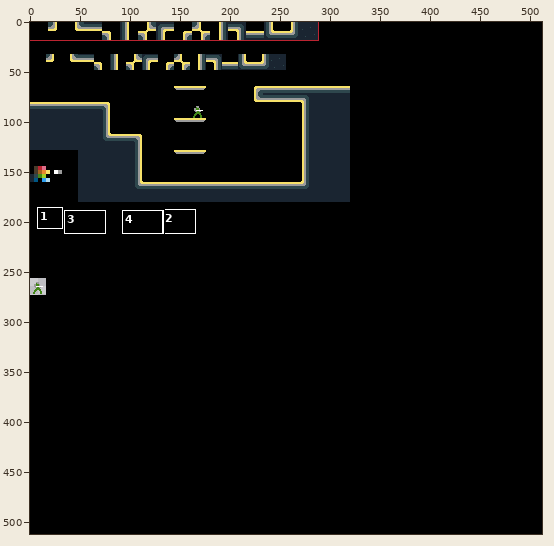
File history of a sprite sheet, res/tiles.png. Above, an overview of the earlier version with the close-up marked.
Close-up. Old version:
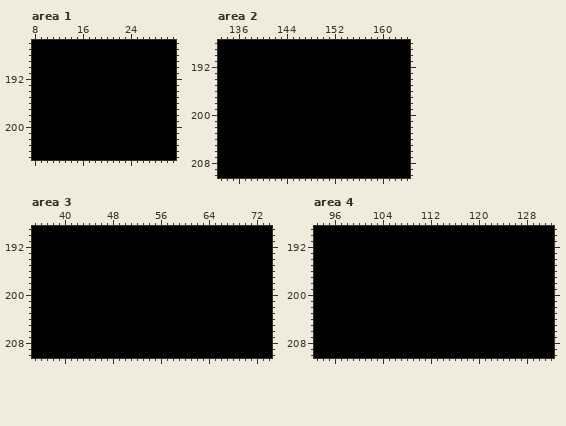
The file is 512x512 pixels. Colours within 5 levels of each other are drawn and written as one. Shown: area 1: x 8..31, y 186..205; area 2: x 133..164, y 188..210; area 3: x 35..74, y 189..210; area 4: x 93..132, y 189..210. The commit also changed other parts of the picture, which this record leaves out.
The result:
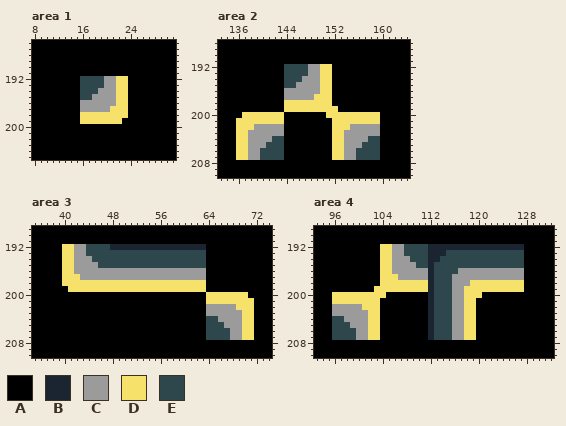
Palette (. is transparent): A #000000  B #1a2531  C #9b9b9b  D #f6e16a  E #2e474d
The edit:
Area 1:
y 192..193: x 16..23 AAAAAAAA -> EEEECCDD
y 194: x 16..23 AAAAAAAA -> EEECCCDD
y 195: x 16..23 AAAAAAAA -> EECCCCDD
y 196: x 16..23 AAAAAAAA -> CCCCCCDD
y 197: x 16..23 AAAAAAAA -> CCCCCDDD
y 198: x 16..23 AAAAAAAA -> DDDDDDDD
y 199: x 16..22 AAAAAAA -> DDDDDDD
Area 2:
y 192..193: x 144..151 AAAAAAAA -> EEEECCDD
y 194: x 144..151 AAAAAAAA -> EEECCCDD
y 195: x 144..151 AAAAAAAA -> EECCCCDD
y 196: x 144..151 AAAAAAAA -> CCCCCCDD
y 197: x 144..151 AAAAAAAA -> CCCCCDDD
y 198: x 144..151 AAAAAAAA -> DDDDDDDD
y 199: x 144..152 AAAAAAAAA -> DDDDDDDDD
y 200: x 137..143 AAAAAAA -> DDDDDDD; x 151..159 AAAAAAAAA -> DDDDDDDDD
y 201: x 136..143 AAAAAAAA -> DDDDDDDD; x 152..159 AAAAAAAA -> DDDDDDDD
y 202: x 136..143 AAAAAAAA -> DDDCCCCC; x 152..159 AAAAAAAA -> DDDCCCCC
y 203: x 136..143 AAAAAAAA -> DDCCCCCC; x 152..159 AAAAAAAA -> DDCCCCCC
y 204: x 136..143 AAAAAAAA -> DDCCCCEE; x 152..159 AAAAAAAA -> DDCCCCEE
y 205: x 136..143 AAAAAAAA -> DDCCCEEE; x 152..159 AAAAAAAA -> DDCCCEEE
y 206..207: x 136..143 AAAAAAAA -> DDCCEEEE; x 152..159 AAAAAAAA -> DDCCEEEE
Area 3:
y 192: x 40..63 AAAAAAAAAAAAAAAAAAAAAAAA -> DDCCEEEEBBBBBBBBBBBBBBBB
y 193: x 40..63 AAAAAAAAAAAAAAAAAAAAAAAA -> DDCCEEEEEEEEEEEEEEEEEEEE
y 194: x 40..63 AAAAAAAAAAAAAAAAAAAAAAAA -> DDCCCEEEEEEEEEEEEEEEEEEE
y 195: x 40..63 AAAAAAAAAAAAAAAAAAAAAAAA -> DDCCCCEEEEEEEEEEEEEEEEEE
y 196: x 40..63 AAAAAAAAAAAAAAAAAAAAAAAA -> DDCCCCCCCCCCCCCCCCCCCCCC
y 197: x 40..63 AAAAAAAAAAAAAAAAAAAAAAAA -> DDDCCCCCCCCCCCCCCCCCCCCC
y 198: x 40..63 AAAAAAAAAAAAAAAAAAAAAAAA -> DDDDDDDDDDDDDDDDDDDDDDDD
y 199: x 41..63 AAAAAAAAAAAAAAAAAAAAAAA -> DDDDDDDDDDDDDDDDDDDDDDD
y 200: x 64..70 AAAAAAA -> DDDDDDD
y 201: x 64..71 AAAAAAAA -> DDDDDDDD
y 202: x 64..71 AAAAAAAA -> CCCCCDDD
y 203: x 64..71 AAAAAAAA -> CCCCCCDD
y 204: x 64..71 AAAAAAAA -> EECCCCDD
y 205: x 64..71 AAAAAAAA -> EEECCCDD
y 206..207: x 64..71 AAAAAAAA -> EEEECCDD
Area 4:
y 192: x 104..127 AAAAAAAAAAAAAAAAAAAAAAAA -> DDCCEEEEBBBBBBBBBBBBBBBB
y 193: x 104..127 AAAAAAAAAAAAAAAAAAAAAAAA -> DDCCEEEEBBBEEEEEEEEEEEEE
y 194: x 104..127 AAAAAAAAAAAAAAAAAAAAAAAA -> DDCCCEEEBBEEEEEEEEEEEEEE
y 195: x 104..127 AAAAAAAAAAAAAAAAAAAAAAAA -> DDCCCCEEBEEEEEEEEEEEEEEE
y 196: x 104..127 AAAAAAAAAAAAAAAAAAAAAAAA -> DDCCCCCCBEEEECCCCCCCCCCC
y 197: x 104..127 AAAAAAAAAAAAAAAAAAAAAAAA -> DDDCCCCCBEEECCCCCCCCCCCC
y 198: x 104..127 AAAAAAAAAAAAAAAAAAAAAAAA -> DDDDDDDDBEEECCCDDDDDDDDD
y 199: x 103..127 AAAAAAAAAAAAAAAAAAAAAAAAA -> DDDDDDDDDBEEECCDDDDDDDDDD
y 200: x 96..104 AAAAAAAAA -> DDDDDDDDD; x 112..120 AAAAAAAAA -> BEEECCDDD
y 201: x 96..103 AAAAAAAA -> DDDDDDDD; x 112..119 AAAAAAAA -> BEEECCDD
y 202: x 96..103 AAAAAAAA -> CCCCCDDD; x 112..119 AAAAAAAA -> BEEECCDD
y 203: x 96..103 AAAAAAAA -> CCCCCCDD; x 112..119 AAAAAAAA -> BEEECCDD
y 204: x 96..103 AAAAAAAA -> EECCCCDD; x 112..119 AAAAAAAA -> BEEECCDD
y 205: x 96..103 AAAAAAAA -> EEECCCDD; x 112..119 AAAAAAAA -> BEEECCDD
y 206..207: x 96..103 AAAAAAAA -> EEEECCDD; x 112..119 AAAAAAAA -> BEEECCDD
